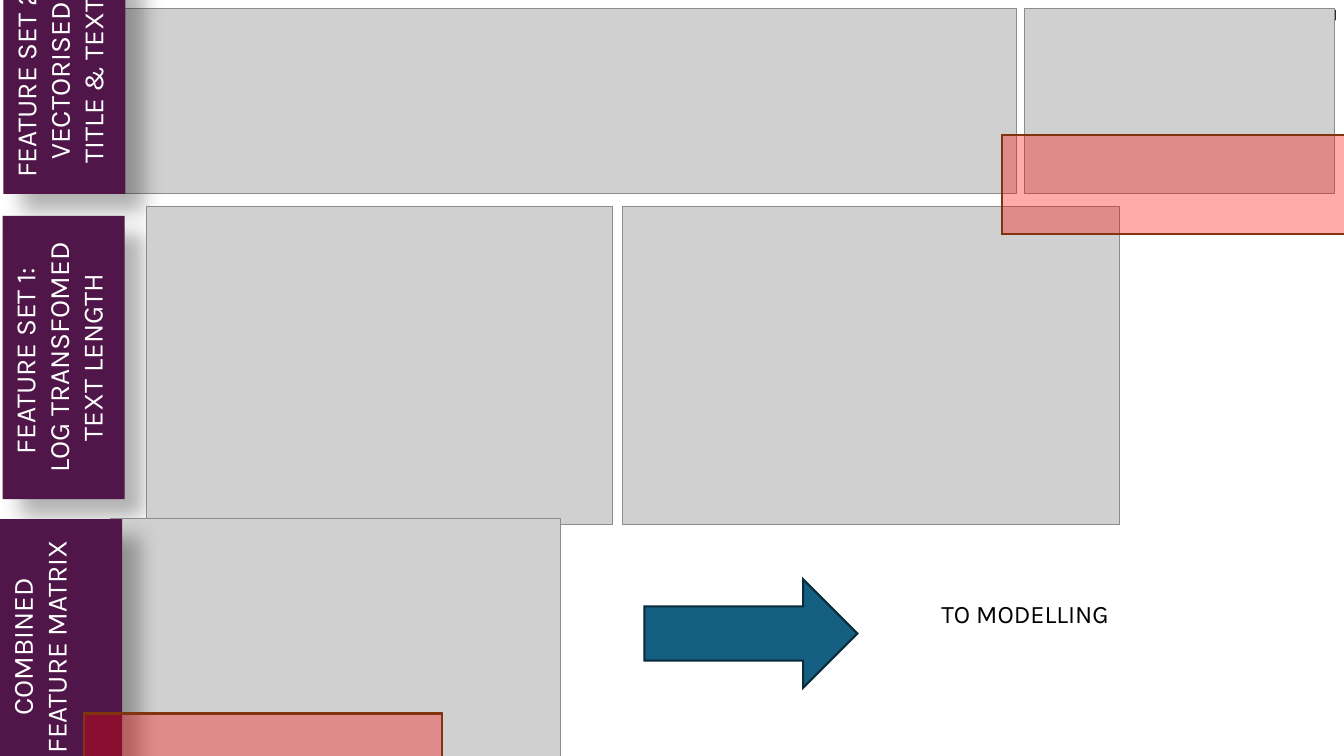
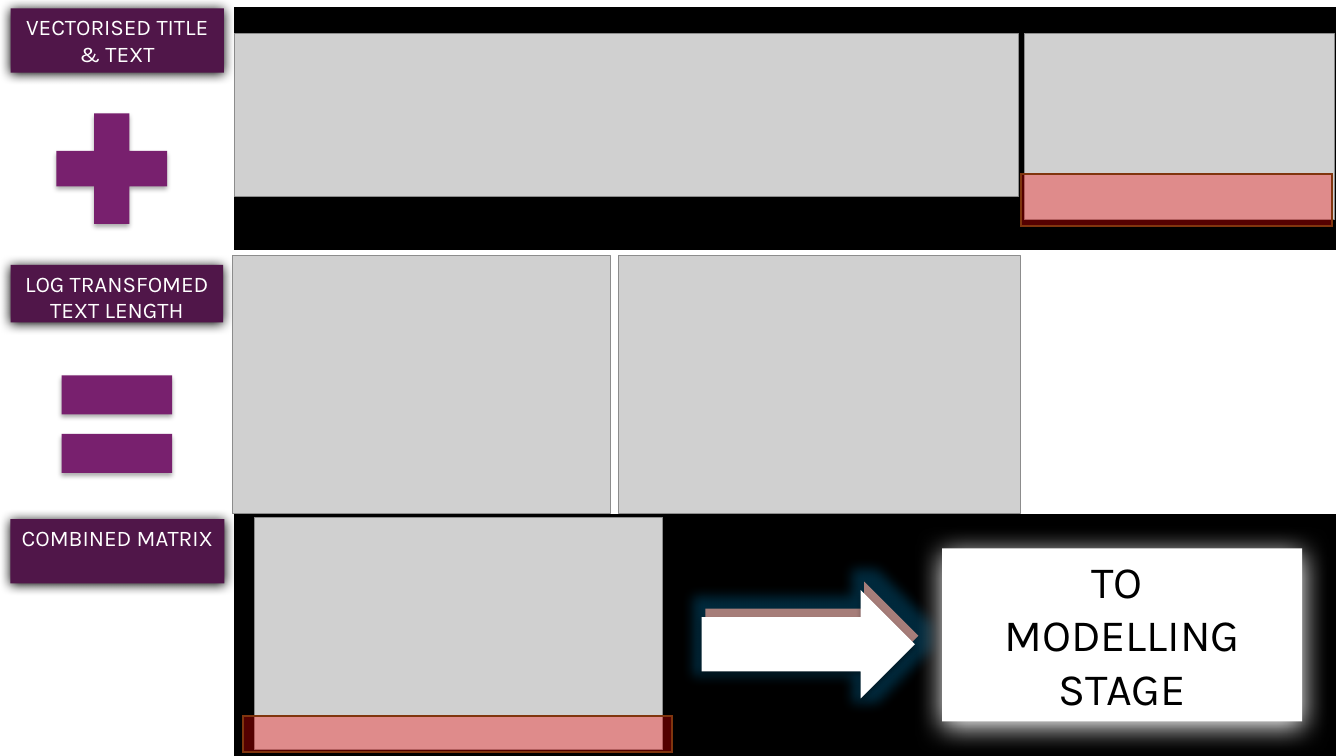
Before and after one commit to Whereiswendy/Fake-News-Predictor, a slide deck: slide 7 of DRAFT_Slides_v0.2_ww.pptx. Drawn at 1344x756 pixels with LibreOffice and Linux fonts; fonts in the diff are those of the drawing; grey boxes stand for pictures. Boxes give left, top, right and bottom in pixels: in the first picture for what was removed or moved away, otherwise in the second. Text is boxed around its words. In the diff, an @@ line names an element or a change of style, - is before the commit and + after.

```diff
--- a/DRAFT_Slides_v0.2_ww.pptx
+++ b/DRAFT_Slides_v0.2_ww.pptx
@@ text in rectangle at box(7, 18, 44, 174): paragraph removed @@
-FEATURE SET 2:
@@ rectangle "VECTORISED TITLE & TEXT" at box(10, 8, 224, 73): size 20 to 16 pt; shadow changed @@
@@ rectangle "VECTORISED TITLE & TEXT": place and size @@
-rectangle "VECTORISED TITLE & TEXT" at box(3, 0, 125, 194)
+rectangle "VECTORISED TITLE & TEXT" at box(10, 8, 224, 73)
@@ rectangle added at box(235, 8, 1335, 249), fill #000000, outline #000000 1.5 pt @@
@@ picture: place and size @@
-picture at box(123, 8, 1017, 194)
+picture at box(235, 34, 1019, 197)
@@ picture: place and size @@
-picture at box(1024, 8, 1335, 194)
+picture at box(1025, 34, 1336, 220)
@@ plus sign added at box(36, 94, 187, 244), fill #78206E @@
@@ rectangle: place and size @@
-rectangle at box(1002, 135, 1344, 234)
+rectangle at box(1021, 173, 1333, 226)
@@ text in rectangle at box(7, 269, 44, 451): paragraph removed @@
-FEATURE SET 1:
@@ rectangle "LOG TRANSFOMED TEXT LENGTH": place and size @@
-rectangle "LOG TRANSFOMED TEXT LENGTH" at box(3, 216, 125, 499)
+rectangle "LOG TRANSFOMED TEXT LENGTH" at box(10, 265, 223, 323)
@@ rectangle "LOG TRANSFOMED TEXT LENGTH" at box(10, 265, 223, 323): size 20 to 16 pt; shadow changed @@
@@ picture: place and size @@
-picture at box(146, 207, 613, 525)
+picture at box(232, 256, 610, 514)
@@ picture: place and size @@
-picture at box(623, 207, 1120, 525)
+picture at box(618, 256, 1021, 514)
@@ math equal added at box(41, 342, 192, 508), fill #78206E @@
@@ rectangle "COMBINED MATRIX": place and size @@
-rectangle "COMBINED MATRIX" at box(0, 519, 122, 756)
+rectangle "COMBINED MATRIX" at box(10, 519, 224, 584)
@@ rectangle "COMBINED MATRIX" at box(10, 519, 224, 584): shadow changed @@
@@ text in rectangle at box(22, 531, 213, 547): text changed; size 20 to 16 pt @@
-COMBINED FEATURE MATRIX
+COMBINED MATRIX
@@ rectangle added at box(235, 515, 1335, 756), fill #000000, outline #000000 1.5 pt @@
@@ picture: place and size @@
-picture at box(110, 519, 561, 756)
+picture at box(255, 518, 663, 750)
@@ rectangle "TO": place and size @@
-rectangle "TO" at box(941, 607, 1108, 624)
+rectangle "TO" at box(943, 548, 1303, 722)
@@ rectangle "TO" at box(943, 548, 1303, 722): fill none to #FFFFFF; shadow on @@
@@ text in rectangle at box(1004, 569, 1240, 706): text changed; size 18 to 32 pt @@
-TO MODELLING
+TO
+MODELLING STAGE
@@ right arrow added at box(702, 590, 914, 699), fill #FFFFFF @@
@@ right arrow: place and size @@
-right arrow at box(644, 580, 857, 689)
+right arrow at box(706, 582, 919, 691)
@@ right arrow at box(706, 582, 919, 691): fill #156082 to #A67D79; outline #092A39 1.5 pt to none; shadow on @@
@@ rectangle: place and size @@
-rectangle at box(85, 714, 442, 756)
+rectangle at box(243, 716, 671, 752)
```
Also in this commit, not shown: 1 other slide changed, 4 slides added, 1 slide removed.
